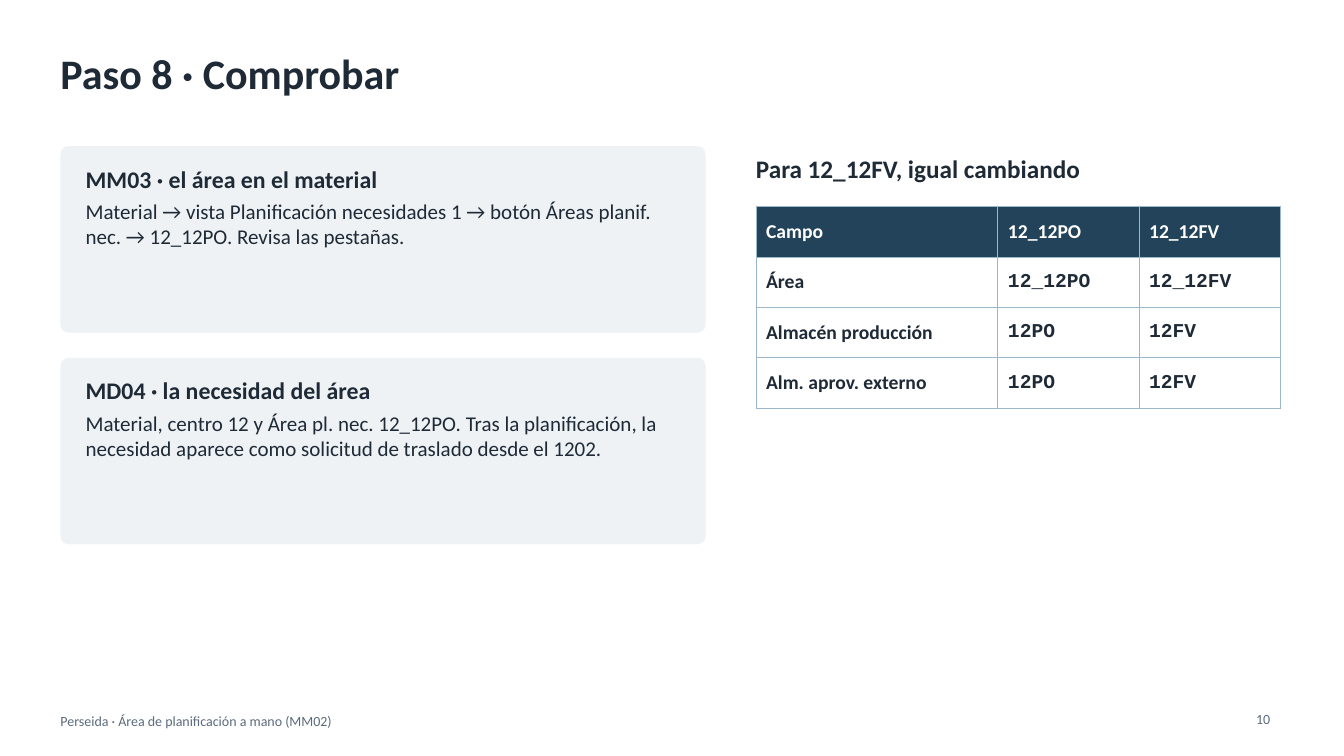
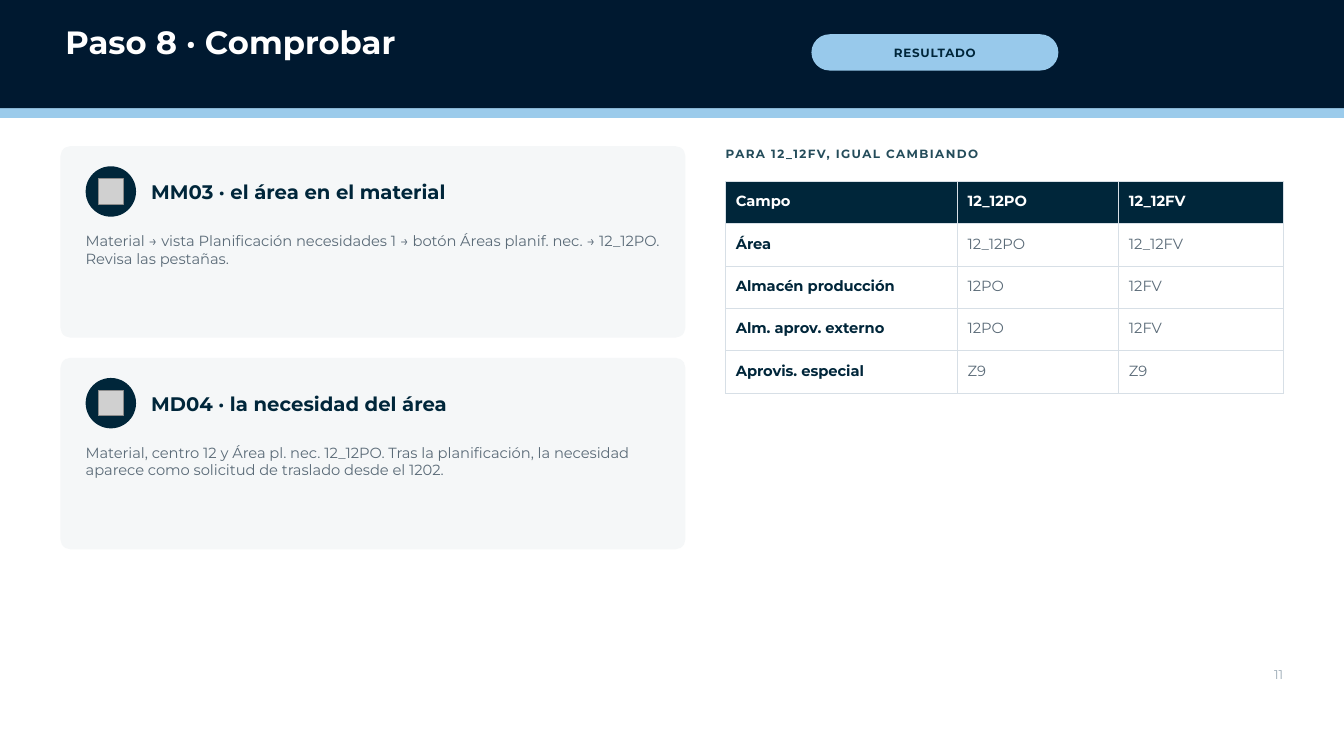
Before and after one commit to Enrique24799/PERSEIDA, a slide deck: slide 11 of manuales/Manual_MM02_area_planificacion.pptx (slide 10 before the commit). Drawn at 1344x756 pixels with LibreOffice and Linux fonts; fonts in the diff are those of the drawing; grey boxes stand for pictures; background and template pictures are left out. Boxes give left, top, right and bottom in pixels: in the first picture for what was removed or moved away, otherwise in the second. Text is boxed around its words. In the diff, an @@ line names an element or a change of style, - is before the commit and + after.

```diff
--- a/manuales/Manual_MM02_area_planificacion.pptx
+++ b/manuales/Manual_MM02_area_planificacion.pptx
@@ rectangle added at [0,0,1344,108], fill #001930 @@
@@ title "Paso 8 · Comprobar": place and size @@
-title "Paso 8 · Comprobar" at [60,59,399,96]
+title "Paso 8 · Comprobar" at [65,30,395,61]
@@ title "Paso 8 · Comprobar" at [65,30,395,61]: size 30 to 23 pt, font Calibri to Montserrat, text colour #1F2A37 to #FFFFFF; vertical alignment middle to top @@
@@ rounded rectangle added at [812,34,1059,71], fill #98C9EB, 8.5 pt, text #00263A, bold @@
+RESULTADO
@@ rectangle added at [0,100,1344,118], fill #9BCBEB @@
@@ rounded rectangle at [60,146,686,338]: fill #EEF2F5 to #F5F7F8; proportions changed @@
@@ rounded rectangle: place and size @@
-rounded rectangle at [60,146,706,333]
+rounded rectangle at [60,146,686,338]
@@ text "PARA 12_12FV, IGUAL CAMBIANDO" at [726,146,1230,171]: vertical alignment middle to top @@
@@ text at [86,171,377,188]: paragraph removed @@
-MM03 · el área en el material
@@ ellipse added at [86,166,136,217], fill #00263A @@
@@ picture added at [98,178,123,204] @@
@@ text at [756,160,1080,183]: text changed; size 18 to 8.5 pt; font Calibri to Montserrat; text colour #1F2A37 to #244C5A @@
-Para 12_12FV, igual cambiando
+PARA 12_12FV, IGUAL CAMBIANDO
@@ text added at [151,183,446,200], 14 pt, text #00263A, bold @@
+MM03 · el área en el material
@@ table at [726,181,1284,393] @@
+row 5: Aprovis. especial | Z9 | Z9
@@ table: place and size @@
-table at [756,207,1280,396]
+table at [726,181,1284,393]
@@ text "Material → vista Planificación necesidades ..." at [86,233,659,267]: size 15 to 10.5 pt, font Calibri to Montserrat, text colour #1F2A37 to #5B6B78; less space between paragraphs @@
@@ text "Material → vista Planificación necesidades ...": place and size @@
-text "Material → vista Planificación necesidades ..." at [86,171,651,248]
+text "Material → vista Planificación necesidades ..." at [86,233,659,267]
@@ rounded rectangle: place and size @@
-rounded rectangle at [60,358,706,544]
+rounded rectangle at [60,358,686,549]
@@ rounded rectangle at [60,358,686,549]: fill #EEF2F5 to #F5F7F8; proportions changed @@
@@ text at [86,382,371,399]: paragraph removed @@
-MD04 · la necesidad del área
@@ ellipse added at [86,378,136,429], fill #00263A @@
@@ picture added at [98,391,123,416] @@
@@ text added at [151,395,447,412], 14 pt, text #00263A, bold @@
+MD04 · la necesidad del área
@@ text "Material, centro 12 y Área ...": place and size @@
-text "Material, centro 12 y Área ..." at [86,382,656,460]
+text "Material, centro 12 y Área ..." at [86,445,629,478]
@@ text "Material, centro 12 y Área ..." at [86,445,629,478]: size 15 to 10.5 pt, font Calibri to Montserrat, text colour #1F2A37 to #5B6B78; less space between paragraphs @@
@@ page number added at [1274,670,1283,679], 9 pt, text #9AA9B4 @@
+11
@@ text removed at [60,714,331,728] @@
-Perseida · Área de planificación a mano (MM02)
@@ page number removed at [1256,715,1270,724] @@
-10
```
Also in this commit, not shown: 9 other slides changed, 2 slides added, 1 slide removed, 2 other files.
